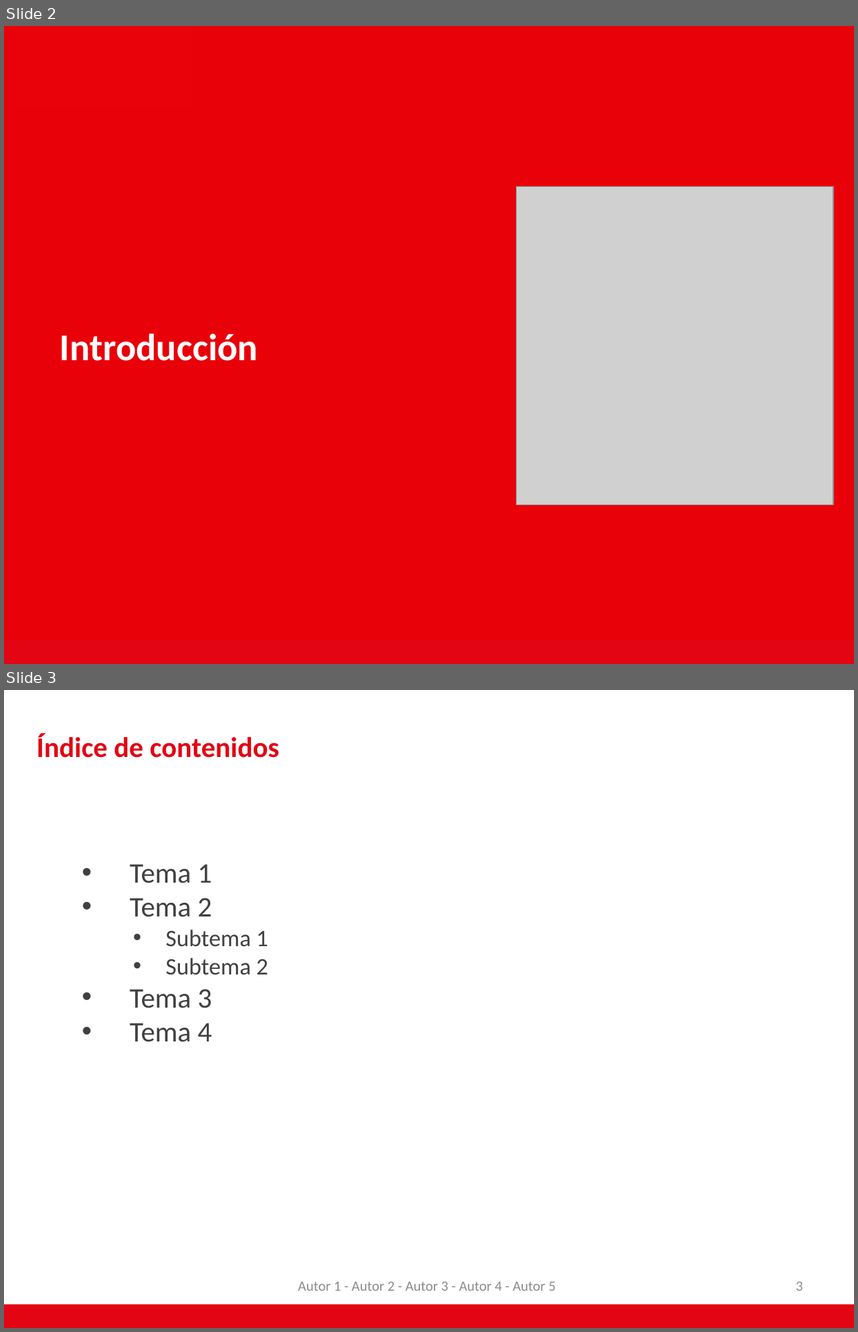
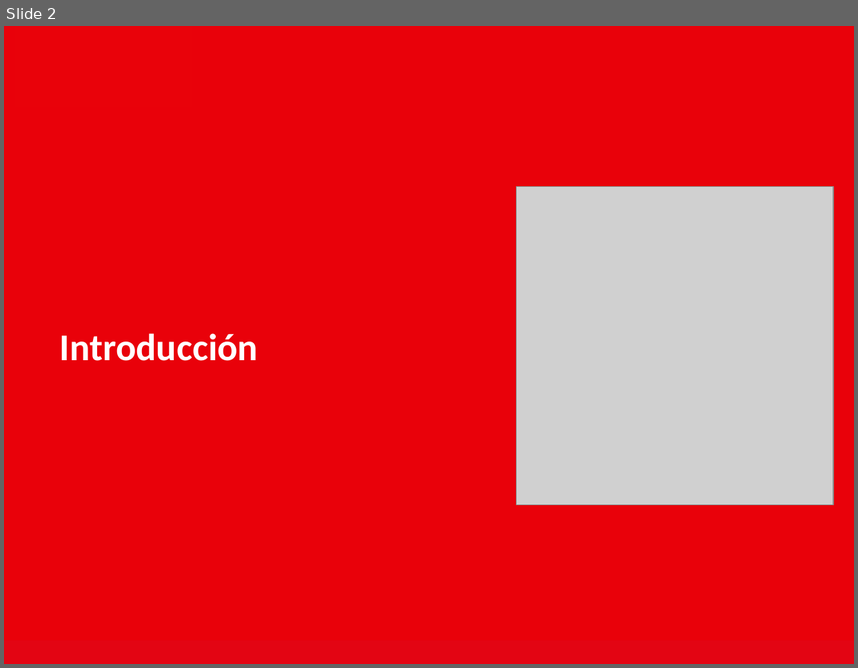
Before and after one commit to AdNNNN/inacap.2019, a slide deck: trabajos.inacap.2019/Seguridad y auditoria informática/Unidad 3/Planilla Editable.pptx. Shown one above the other, each under a label of ours: slides 2 and 3 before the commit, slide 2 after it. The pictures are 858x1332 and 858x668 pixels, drawn with LibreOffice and Linux fonts; fonts in the diff are those of the drawing; grey boxes stand for pictures; background and template pictures are left out. Boxes give left, top, right and bottom in pixels: in the first picture for what was removed or moved away, otherwise in the second. Text is boxed around its words. In the diff, an @@ line names an element or a change of style, - is before the commit and + after.

```diff
--- a/trabajos.inacap.2019/Seguridad y auditoria informática/Unidad 3/Planilla Editable.pptx
+++ b/trabajos.inacap.2019/Seguridad y auditoria informática/Unidad 3/Planilla Editable.pptx
@@ slide 3 removed at <box>4,690,854,1328</box>, background #FFFFFF; not listed: 1 template element that a slide beside it also shows @@
@@ title removed at <box>36,734,279,758</box> @@
-Índice de contenidos
@@ text removed at <box>130,864,268,1042</box> @@
-• Tema 1
-• Tema 2
-  • Subtema 1
-  • Subtema 2
-• Tema 3
-• Tema 4
@@ text removed at <box>298,1281,555,1290</box> @@
-Autor 1 - Autor 2 - Autor 3 - Autor 4 - Autor 5
@@ page number removed at <box>796,1281,803,1290</box> @@
-3
```
Also in this commit, not shown: 3 slides changed, 10 slides added, 5 other slides removed, 12 other files.
